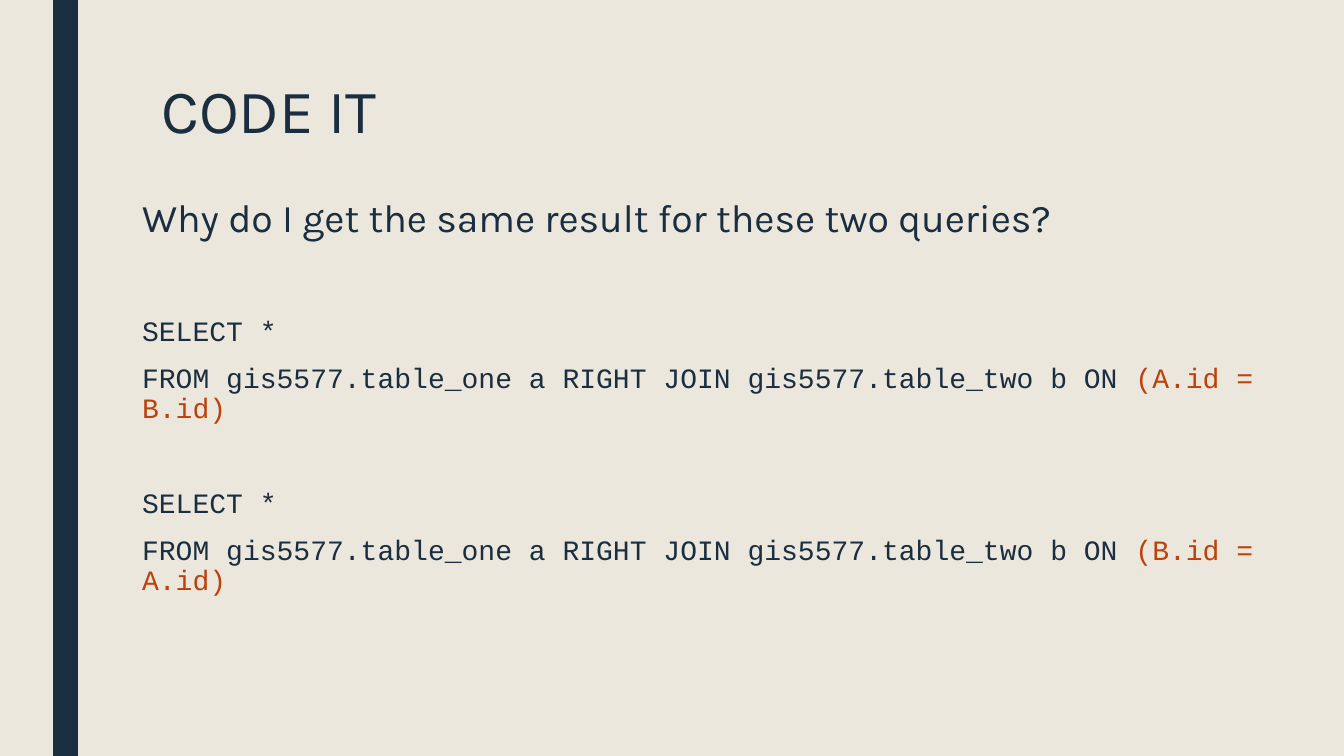
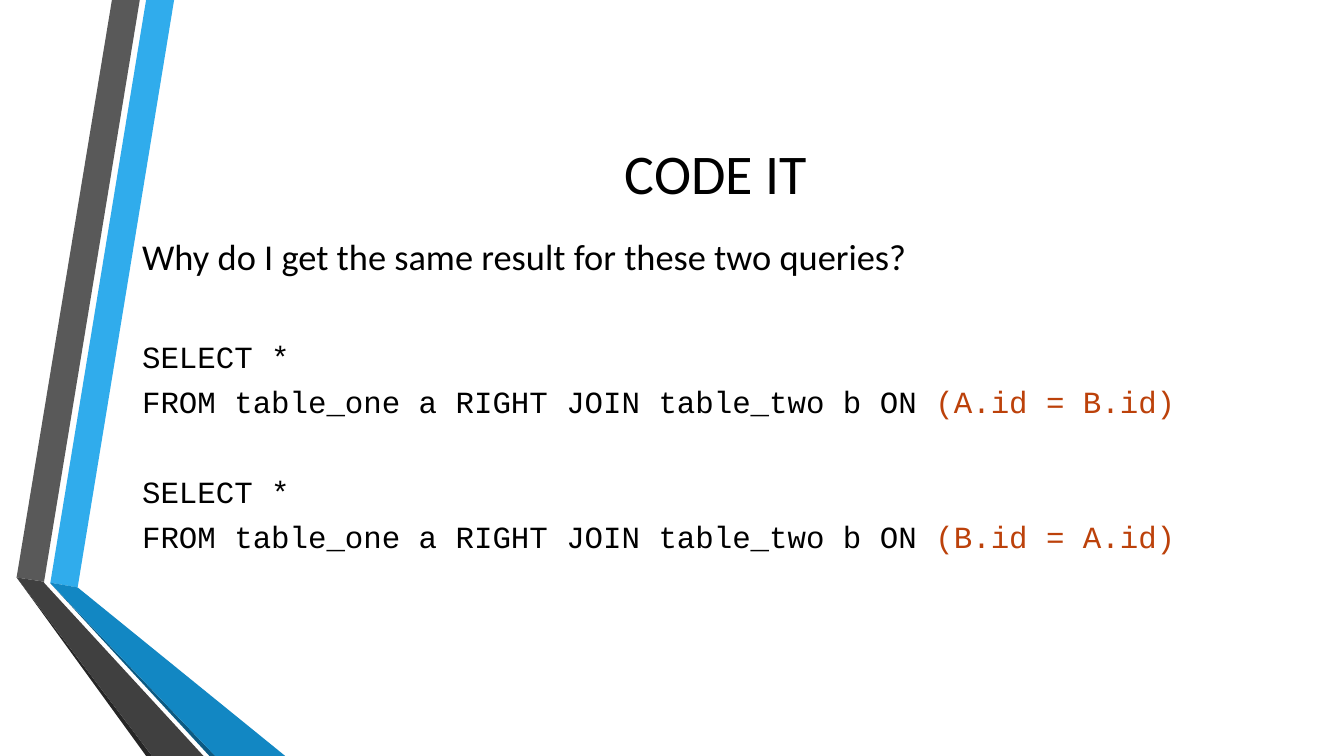
Before and after one commit to MGIS-UMN/GIS5577_week4, a slide deck: slide 26 of Advanced_DB_queries.odp. Drawn at 1344x756 pixels with LibreOffice and Linux fonts; fonts in the diff are those of the drawing; background and template pictures are left out. Boxes give left, top, right and bottom in pixels: in the first picture for what was removed or moved away, otherwise in the second. Text is boxed around its words. In the diff, an @@ line names an element or a change of style, - is before the commit and + after.

Commit message:
updated for 2021

```diff
--- a/Advanced_DB_queries.odp
+++ b/Advanced_DB_queries.odp
@@ background #EBE7DD to picture (left out) @@
@@ freeform shape removed at box(52, 0, 78, 756) @@
@@ title "CODE IT": place and size @@
-title "CODE IT" at box(161, 93, 377, 134)
+title "CODE IT" at box(625, 157, 806, 195)
@@ title "CODE IT" at box(625, 157, 806, 195): size 44 to 40 pt, font Karla to Calibri, text colour #1A2E40 to #000000; alignment left to centre; line spacing 0.89 to 1; vertical alignment top to middle @@
@@ text "Why do I get the ...": place and size @@
-text "Why do I get the ..." at box(142, 205, 1219, 596)
+text "Why do I get the ..." at box(142, 244, 1175, 555)
@@ text "Why do I get the ..." at box(142, 244, 1175, 555): vertical alignment top to middle @@
@@ text at box(142, 244, 907, 504): size 28 to 26 pt, font Karla to Calibri in "Why do I get the same result ..."; text colour #1A2E40 to #000000 in "Why do I get the same result ...", "SELECT *", "SELECT *"; size 20 to 22 pt in "SELECT *", "SELECT *"; line spacing 0.9 to 0.8; less space between paragraphs @@
@@ text at box(142, 391, 1175, 420): text changed; size 20 to 22 pt; text colour #1A2E40 to #000000 @@
-FROM gis5577.table_one a RIGHT JOIN gis5577.table_two b ON (A.id = B.id)
+FROM table_one a RIGHT JOIN table_two b ON (A.id = B.id)
@@ text at box(142, 525, 1175, 555): text changed; size 20 to 22 pt; text colour #1A2E40 to #000000 @@
-FROM gis5577.table_one a RIGHT JOIN gis5577.table_two b ON (B.id = A.id)
+FROM table_one a RIGHT JOIN table_two b ON (B.id = A.id)
@@ group added at box(16, 0, 285, 756): 6 freeform shapes @@
```
Also in this commit, not shown: 32 other slides changed.
